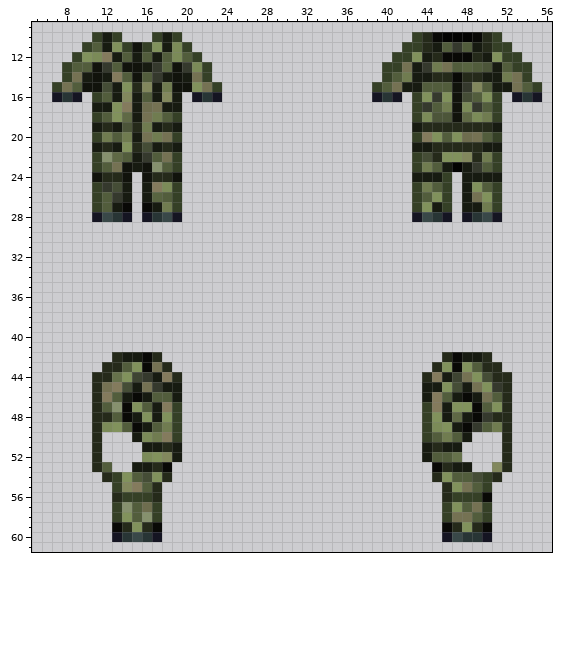
A pixel-art sprite gets an edit: Resources/Textures/_RMC14/Objects/Clothing/Uniforms/Command/XO/camo_operations/woodland.rsi/equipped-INNERCLOTHING.png. Above, as it was before the edit.
The file is 64x64 pixels. Colours within 5 levels of each other are drawn and written as one. Shown: x 5..56, y 9..61.
The result:
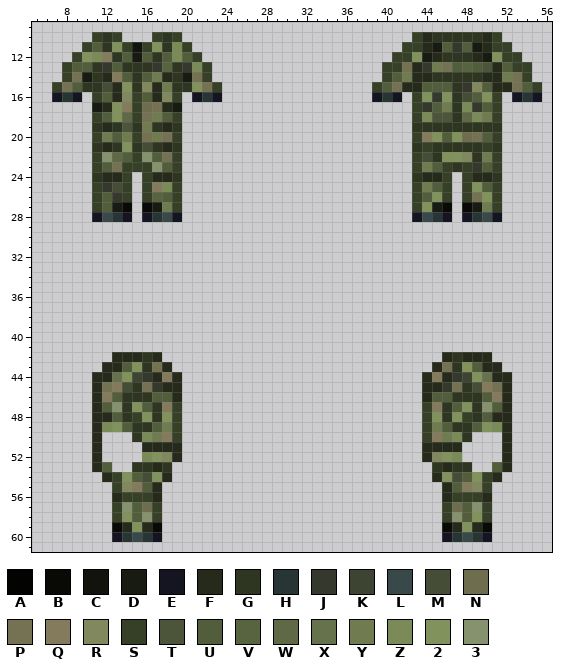
Palette (. is transparent): A #030302  B #090906  C #11130c  D #171b11  E #151522  F #252a1a  G #2e3521  H #283535  J #35392d  K #3e4432  L #394848  M #454d36  N #6e6d4e  P #757253  Q #847b5d  R #82885d  S #354026  T #4c5539  U #525d3c  V #586440  W #5f6945  X #66724b  Y #707c50  Z #7b8b58  2 #81925c  3 #86916e
Difference:
@@ x 5..56 @@
  9 ....................................................
-10 ......SDS...SDS.......................SFBAAABFS.....
-11 .....SUD2SCS2DZS.....................SSFDUJUDFSS....
-12 ....S2ZQDUDUDUZUS...................SS2DFBBBFD2SS...
-13 ...SUUCJUCCDJVCJZS.................SSPDJYPUVUTDUSS..
-14 ...SPDCDQUCUJDCDPS.................SUYDDFFBFFDDYPS..
-15 ..SPUCCMD2FRDYCC2PS...............SUPDDUUUCJRUDDPUS.
-16 ..EHE.SUDRDUDRD.EHE...............EHE.S2J2CMU2S.EHE.
-17 ......DD2QDNPDD.......................SJUYCZJUS.....
-18 ......SU2WDPYUS.......................SZTTCWZYS.....
-19 ......DFDTFYDFD.......................DFFFFFFFD.....
-20 ......SYUYDPYPS.......................SQ2U2NPUS.....
-21 ......DFD2FMDFD.......................DDFFFFFDD.....
-22 ......S3WUDJUPS.......................SMF22RFYS.....
-23 ......SUPCDC3US.......................SYUDADJUS.....
-24 ......CFFC.CFFC.......................DDDS.DDDD.....
-25 ......SJMD.DQZS.......................SYUS.D2US.....
-26 ......SUJD.DVUS.......................SU2S.DP2S.....
-27 ......SUDB.BDYS.......................S2DS.DDYS.....
+10 ......SGS...SGS.......................SFGGGGGFS.....
+11 .....SUG2SCS2GZS.....................SSFDUJUDFSS....
+12 ....S2ZQGUDUGUZUS...................SS2DFGGGFD2SS...
+13 ...SUUGJUGGGJVGJZS.................SSPFJYPUVUTFUSS..
+14 ...SPDGFQUGUYFGDPS.................SUYFFGGGGGFFYPS..
+15 ..SPUGGMF2GRFYGG2PS...............SUPFFUUUGJRUFFPUS.
+16 ..EHE.SUFRSUFRS.EHE...............EHE.S2J2GMU2S.EHE.
+17 ......DF2QSNPFD.......................SJUYGZJUS.....
+18 ......SU2WSPYUS.......................SZTTGWZYS.....
+19 ......GFGTGYGFG.......................GGGGGGGGG.....
+20 ......SYUYSPYPS.......................SQ2U2NPUS.....
+21 ......GFG2GMGFG.......................GSGGGGGSG.....
+22 ......S3WUS3UPS.......................SMG22RGYS.....
+23 ......SUPSSS3US.......................SYUSGSJUS.....
+24 ......GFFS.SFFG.......................GFFS.SFFG.....
+25 ......SJMS.SQZS.......................SYUS.S2US.....
+26 ......SUJS.SVUS.......................SU2S.SP2S.....
+27 ......SUDB.BDYS.......................S2DB.BDYS.....
 28 ......ELHE.EHLE.......................ELHE.EHLE.....
@@ x 5..56 @@
 41 ....................................................
-42 ........FDDBF............................FBDDF......
-43 .......FFU2BPF..........................F2B2UFF.....
-44 ......FFX2KJDQF........................FQDKP2MFF....
-45 ......FPQMDPJDD........................DD2MDP2JF....
-46 ......FQUDBDUUD........................DQUDBDPUF....
-47 ......FU3B2UDQS........................SQD22BU2F....
-48 ......FFUBD2D2S........................S2DWDBJFF....
-49 ......FZ2UBDUYS........................SZ2DBJUYF....
-50 ......F...DZYQS........................SUYUD...F....
-51 ......F....DDFD........................DFDD....F....
-52 ......F....Z2RD........................DUUX....F....
-53 ......FU..DDFB..........................BFDD..RF....
-54 .......FS2UM2F..........................F2UUMSF.....
-55 ........SRQUF............................F2PUS......
-56 ........FSSSF............................FSSSB......
-57 ........S3UNS............................S2UPS......
-58 ........S2U3S............................SPPUS......
+42 ........FFFGF............................FGFFF......
+43 .......FFU2GPF..........................FPG2UFF.....
+44 ......FFX2KJFQF........................FQFJK2XFF....
+45 ......FPQMGPJFF........................FFJPGMQPF....
+46 ......FQUGGGUUF........................FUUGGGUQF....
+47 ......FU3G2UGQS........................SQGU2G3UF....
+48 ......FFUGS2G2S........................S2G2SGUFF....
+49 ......FZ2UGGUYS........................SYUGGU2ZF....
+50 ......F...GZYQS........................SQYZG...F....
+51 ......F....FFFF........................FFFF....F....
+52 ......F....Z2RF........................FR2Z....F....
+53 ......FU..GGFG..........................GFGG..UF....
+54 .......FS2UM2F..........................F2MU2SF.....
+55 ........SRQUF............................FUQRS......
+56 ........FSSSF............................FSSSF......
+57 ........S3UNS............................SNU3S......
+58 ........S2U3S............................S3U2S......
 59 ........BF2FB............................BF2FB......
-60 ........EHLHE............................ELHHE......
+60 ........EHLHE............................EHLHE......
 61 ....................................................
Boxes around the changes in both pictures, in picture pixels (x1, y1, x2, y2):
changed: (82, 32, 192, 202)
changed: (402, 32, 512, 212)
changed: (122, 352, 182, 472)
changed: (422, 352, 502, 542)
